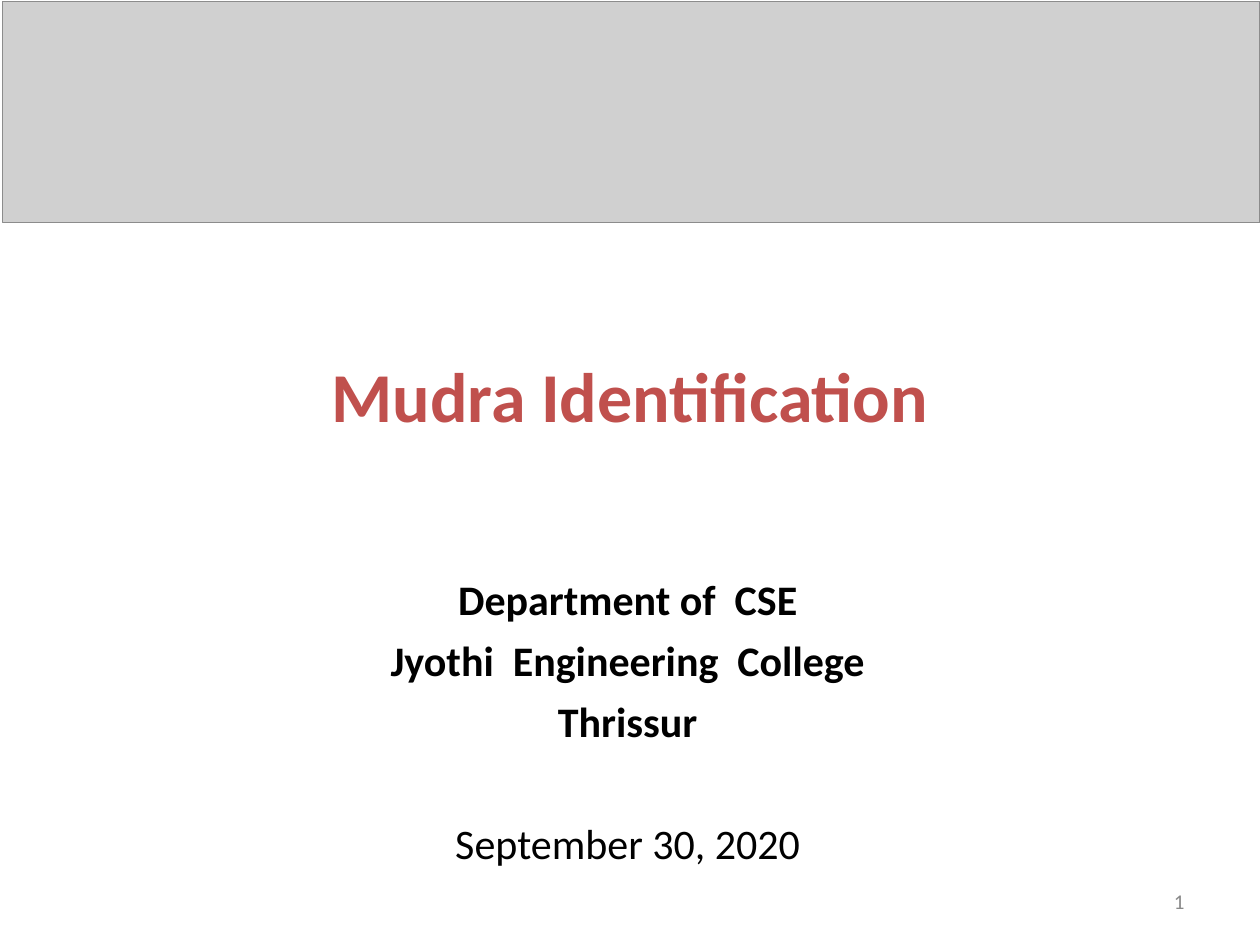
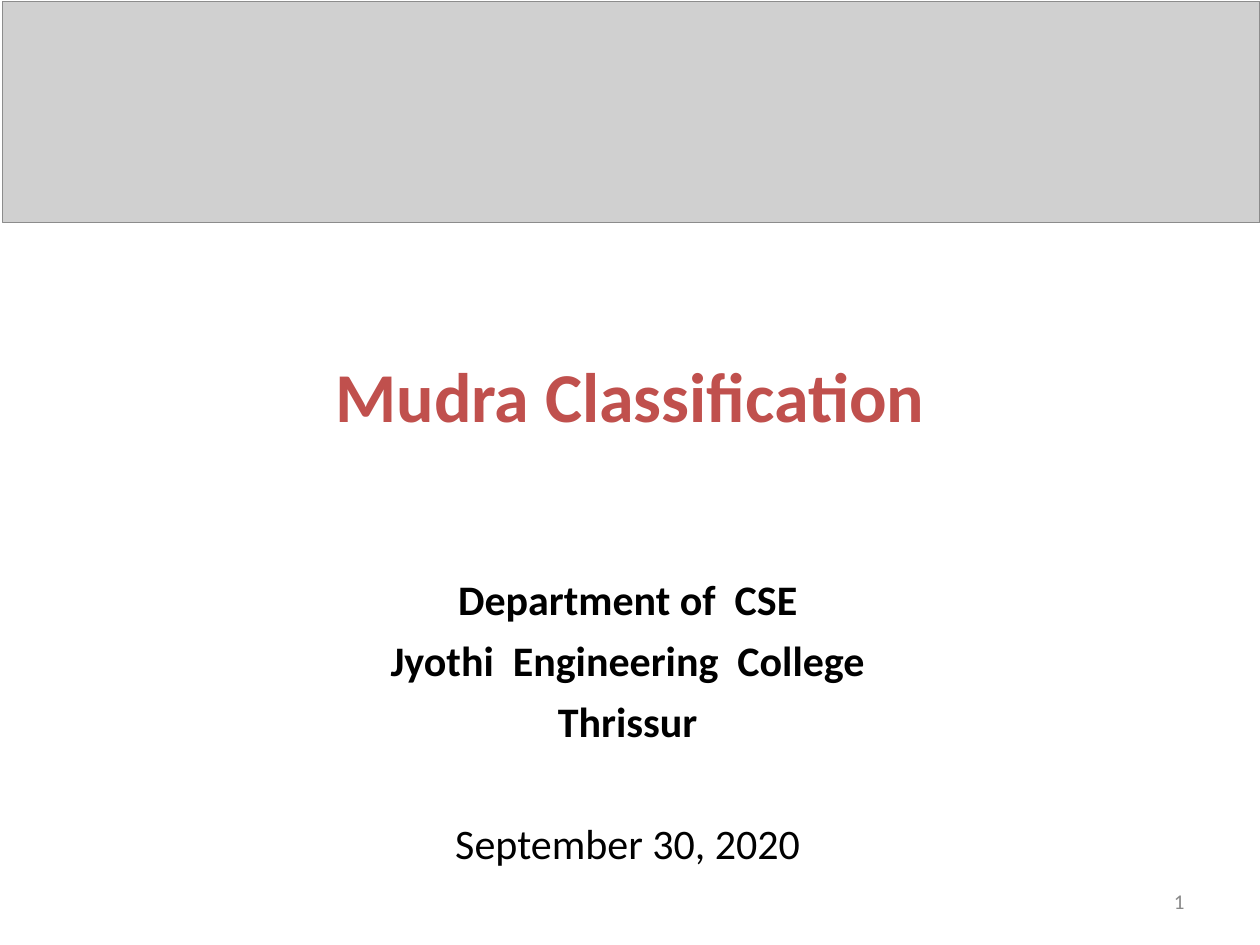
Before and after one commit to saurav-alt/Group15, a slide deck: slide 1 of Group15_Reviews/Mudra Classification Zeroth Review.ppt. Drawn at 1260x945 pixels with LibreOffice and Linux fonts; fonts in the diff are those of the drawing; grey boxes stand for pictures. Boxes give left, top, right and bottom in pixels: in the first picture for what was removed or moved away, otherwise in the second. Text is boxed around its words. In the diff, an @@ line names an element or a change of style, - is before the commit and + after.

```diff
--- a/Group15_Reviews/Mudra Classification Zeroth Review.ppt
+++ b/Group15_Reviews/Mudra Classification Zeroth Review.ppt
@@ text at (x1=335, y1=373, x2=924, y2=423): text changed @@
-Mudra Identification
+Mudra Classification
```
Also in this commit, not shown: 15 other slides changed.
